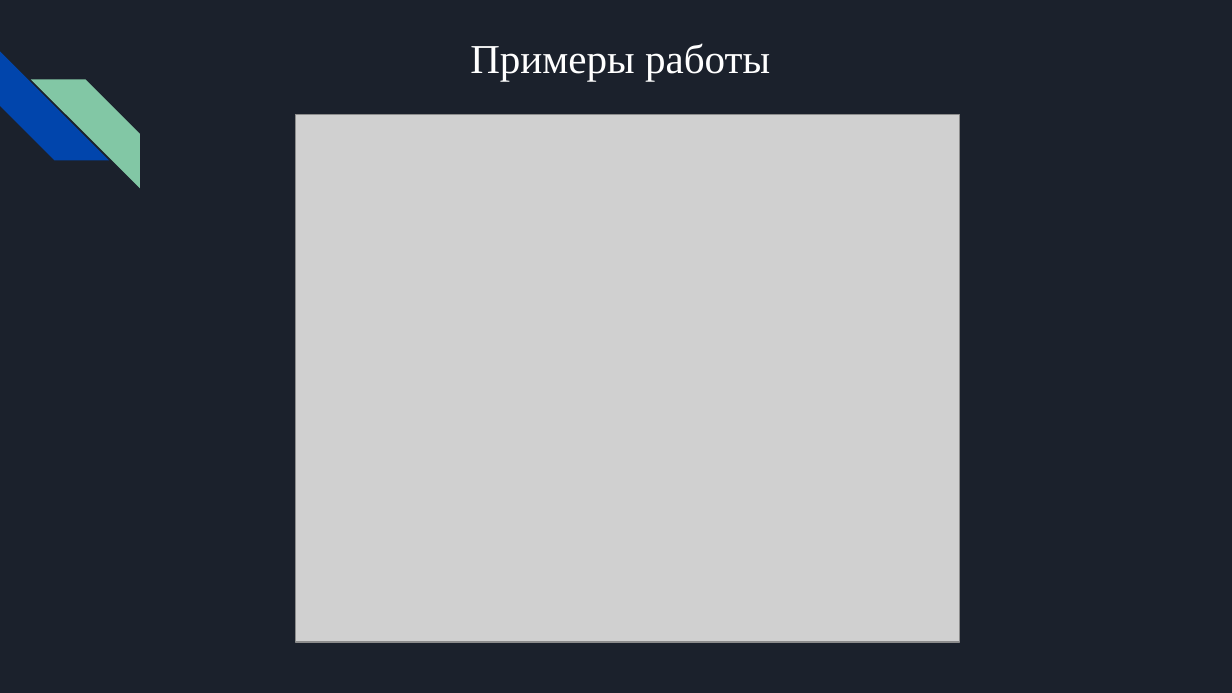
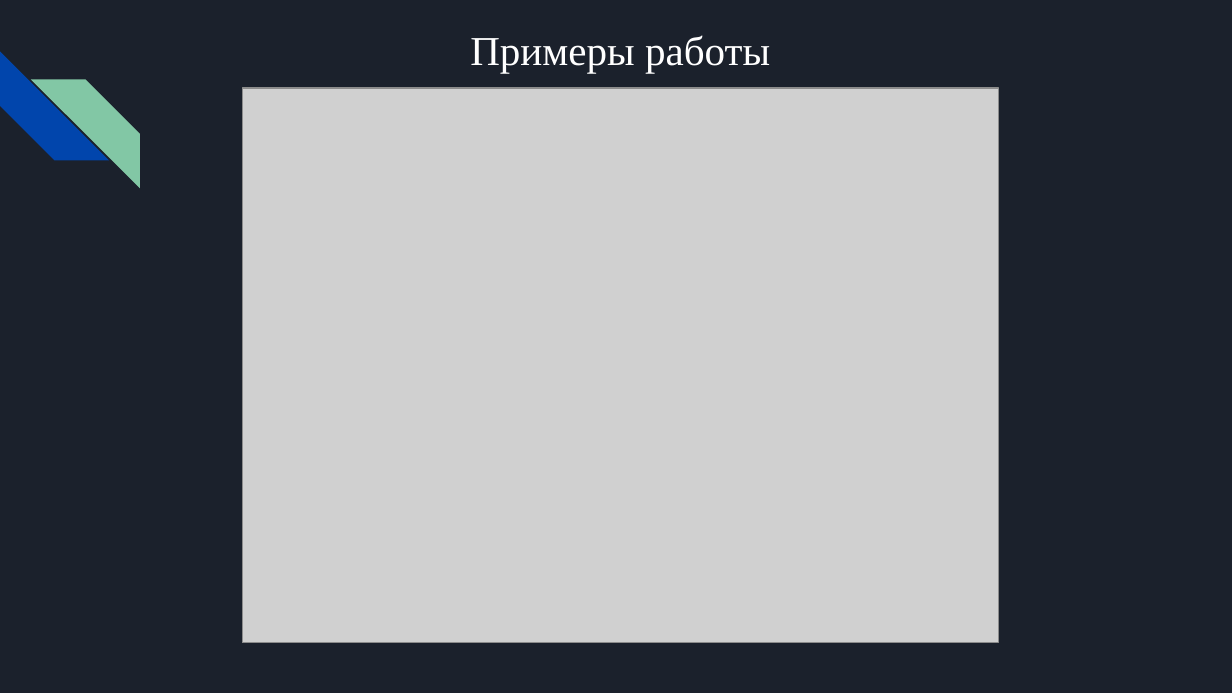
Before and after one commit to ShpakovskiVyacheslav/Arcade-project, a slide deck: slide 5 of documentation/Fish Hunter.pptx. Drawn at 1232x693 pixels with LibreOffice and Linux fonts; fonts in the diff are those of the drawing; grey boxes stand for pictures. Boxes give left, top, right and bottom in pixels: in the first picture for what was removed or moved away, otherwise in the second. Text is boxed around its words. In the diff, an @@ line names an element or a change of style, - is before the commit and + after.

```diff
--- a/documentation/Fish Hunter.pptx
+++ b/documentation/Fish Hunter.pptx
@@ title "Примеры работы": place and size @@
-title "Примеры работы" at [470, 43, 770, 80]
+title "Примеры работы" at [470, 35, 770, 73]
@@ picture: place and size @@
-picture at [296, 115, 960, 642]
+picture at [243, 87, 999, 642]
```
Also in this commit, not shown: 4 other slides changed.
